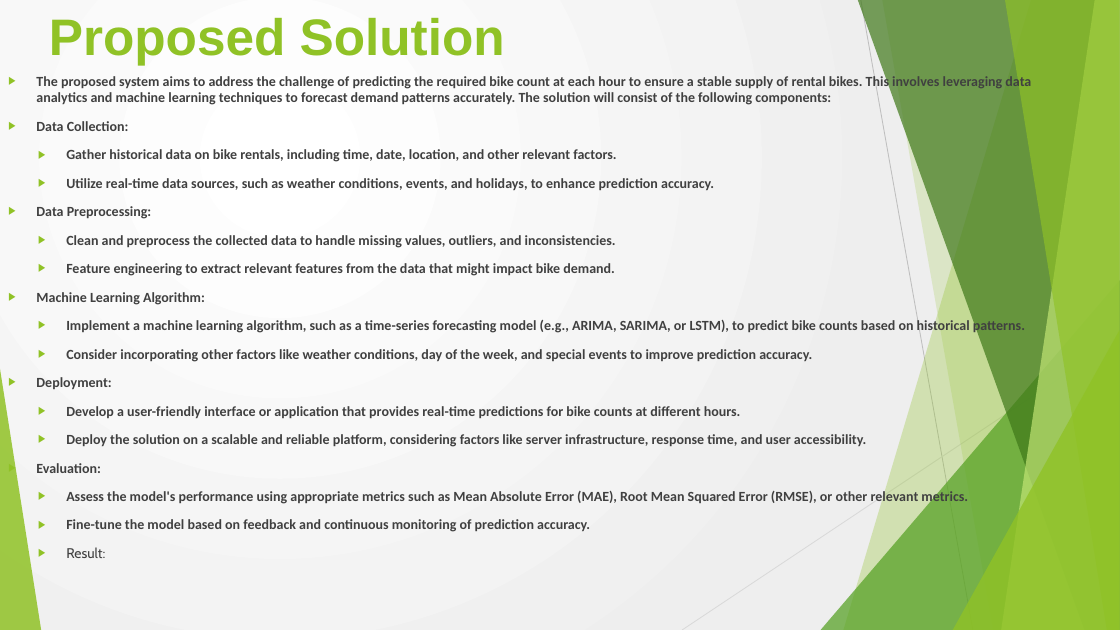
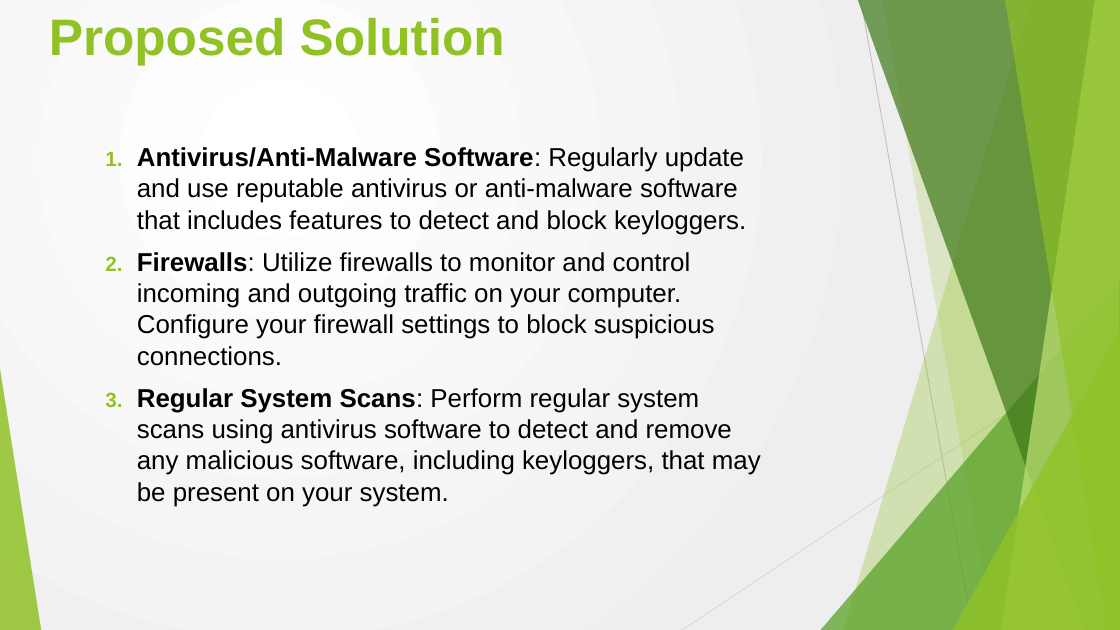
Before and after one commit to AHBRIJESH/Keylogger-NM, a slide deck: slide 4 of Project.pptx. Drawn at 1120x630 pixels with LibreOffice and Linux fonts; fonts in the diff are those of the drawing; background and template pictures are left out. Boxes give left, top, right and bottom in pixels: in the first picture for what was removed or moved away, otherwise in the second. Text is boxed around its words. In the diff, an @@ line names an element or a change of style, - is before the commit and + after.

```diff
--- a/Project.pptx
+++ b/Project.pptx
@@ text removed at (x1=36, y1=74, x2=1031, y2=532) @@
-▶ The proposed system aims to address the challenge of predicting the required bike count at each hour to ensure a stable supply of rental bikes. This involves leveraging data analytics and machine learning techniques to forecast demand patterns accurately. The solution will consist of the following components:
-▶ Data Collection:
-  ▶ Gather historical data on bike rentals, including time, date, location, and other relevant factors.
-  ▶ Utilize real-time data sources, such as weather conditions, events, and holidays, to enhance prediction accuracy.
-▶ Data Preprocessing:
-  ▶ Clean and preprocess the collected data to handle missing values, outliers, and inconsistencies.
-  ▶ Feature engineering to extract relevant features from the data that might impact bike demand.
-▶ Machine Learning Algorithm:
-  ▶ Implement a machine learning algorithm, such as a time-series forecasting model (e.g., ARIMA, SARIMA, or LSTM), to predict bike counts based on historical patterns.
-  ▶ Consider incorporating other factors like weather conditions, day of the week, and special events to improve prediction accuracy.
-▶ Deployment:
-  ▶ Develop a user-friendly interface or application that provides real-time predictions for bike counts at different hours.
-  ▶ Deploy the solution on a scalable and reliable platform, considering factors like server infrastructure, response time, and user accessibility.
-▶ Evaluation:
-  ▶ Assess the model's performance using appropriate metrics such as Mean Absolute Error (MAE), Root Mean Squared Error (RMSE), or other relevant metrics.
-  ▶ Fine-tune the model based on feedback and continuous monitoring of prediction accuracy.
-  ▶ Result:
@@ text added at (x1=137, y1=147, x2=761, y2=507), 22.2 pt, text #000000 @@
+1. Antivirus/Anti-Malware Software: Regularly update and use reputable antivirus or anti-malware software that includes features to detect and block keyloggers.
+2. Firewalls: Utilize firewalls to monitor and control incoming and outgoing traffic on your computer. Configure your firewall settings to block suspicious connections.
+3. Regular System Scans: Perform regular system scans using antivirus software to detect and remove any malicious software, including keyloggers, that may be present on your system.
```
Also in this commit, not shown: 7 other slides changed, 2 slides added, 2 slides removed.
